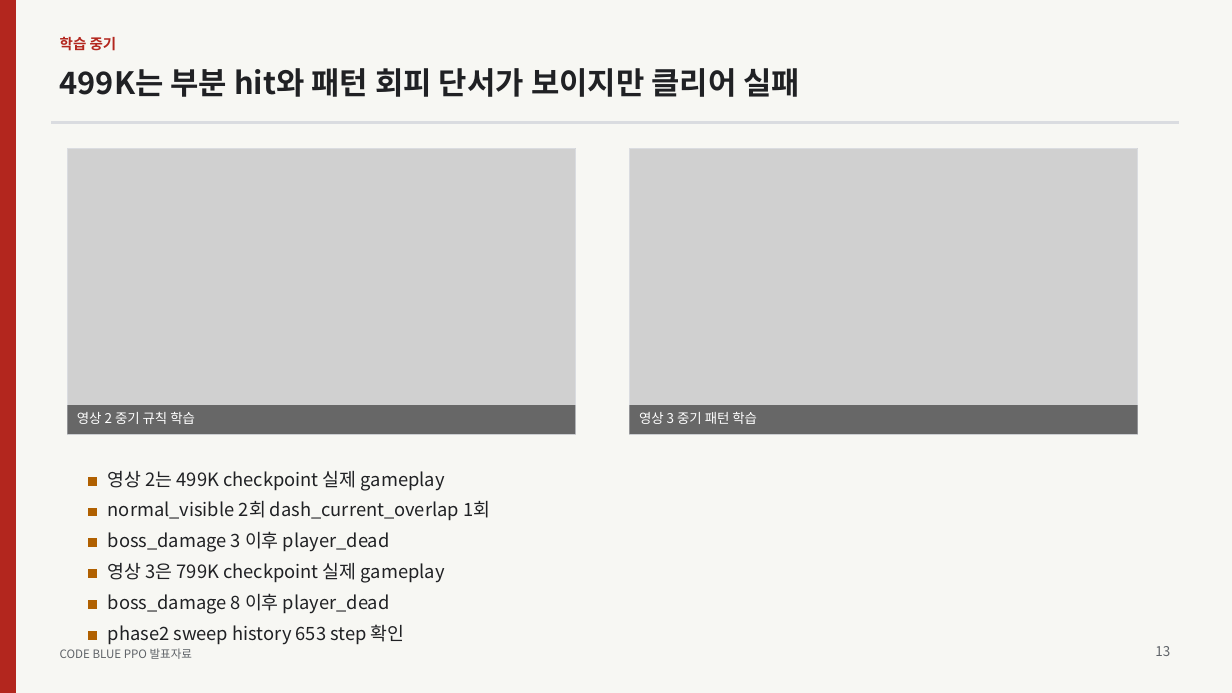
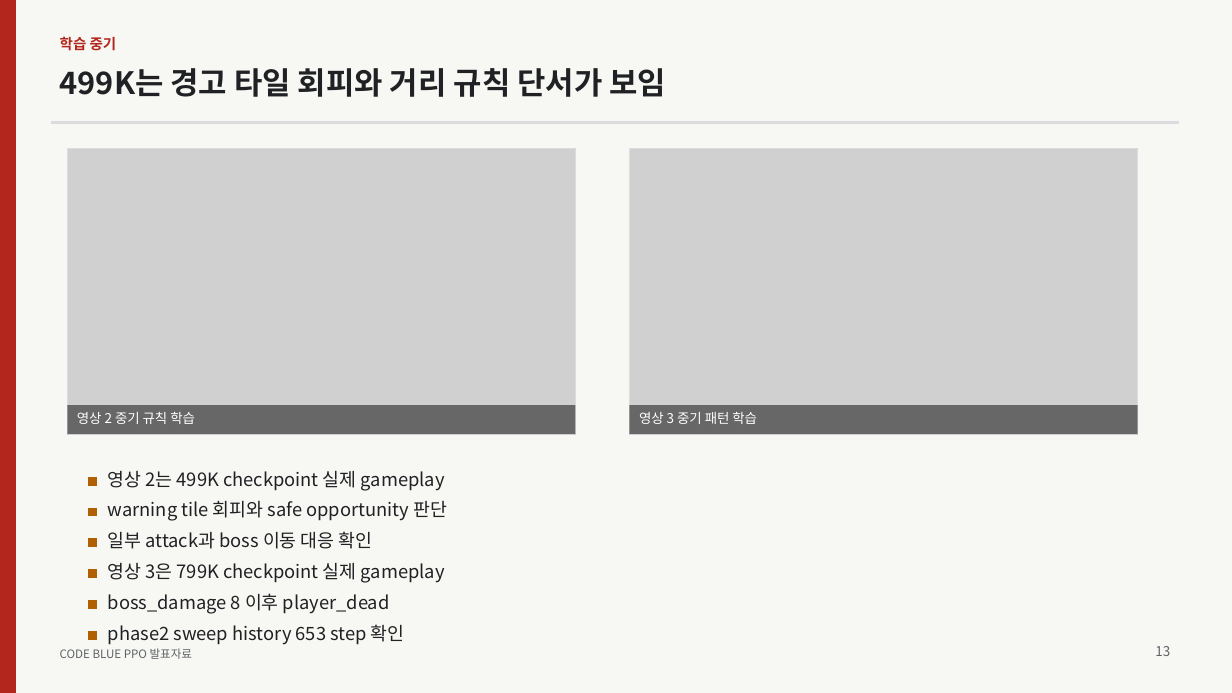
Before and after one commit to LxNx-Hn/AI_FinalTerm, a slide deck: slide 13 of presentations/final/CODE_BLUE_RL_FINAL.pptx. Drawn at 1232x693 pixels with LibreOffice and Linux fonts; fonts in the diff are those of the drawing; grey boxes stand for pictures. Boxes give left, top, right and bottom in pixels: in the first picture for what was removed or moved away, otherwise in the second. Text is boxed around its words. In the diff, an @@ line names an element or a change of style, - is before the commit and + after.

```diff
--- a/presentations/final/CODE_BLUE_RL_FINAL.pptx
+++ b/presentations/final/CODE_BLUE_RL_FINAL.pptx
@@ text at (x1=60, y1=68, x2=666, y2=97): text changed @@
-499K는 부분 hit와 패턴 회피 단서가 보이지만 클리어 실패
+499K는 경고 타일 회피와 거리 규칙 단서가 보임
@@ text at (x1=108, y1=501, x2=447, y2=521): text changed @@
-normal_visible 2회 dash_current_overlap 1회
+warning tile 회피와 safe opportunity 판단
@@ text at (x1=108, y1=531, x2=373, y2=549): text changed @@
-boss_damage 3 이후 player_dead
+일부 attack과 boss 이동 대응 확인
```
Also in this commit, not shown: 4 other slides changed, 26 other files.
